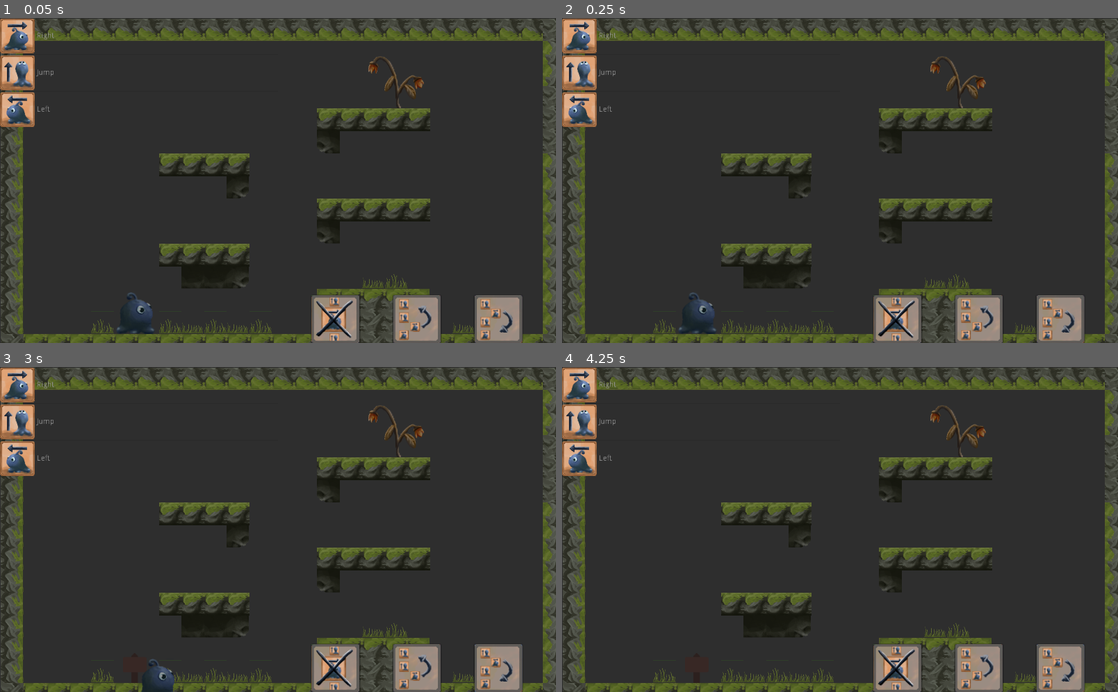
Above: before the commit, frames 1-4 (two rows, left to right).
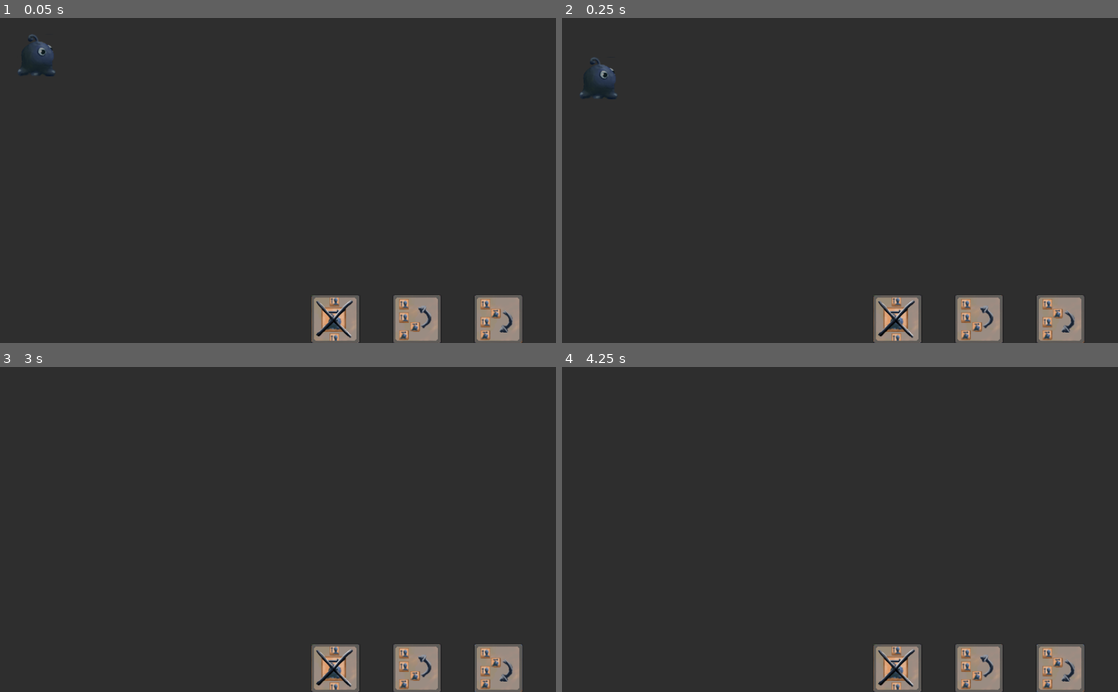
Above: after the commit, the same moments.

Repository: onsetsu/GameJam6
Game: Godot game, scene res://Scenes/RootScene.tscn
Two runs of this game, one before a commit and one after it. Both use one fixed random seed, a clock stepped at 60 frames per second and the inputs below.
Inputs (mouse positions are in pixels of both pictures, inside the frame that each line leads up to):
- Up to frame 1 (0.05 s): no input
- Up to frame 2 (0.25 s): no input
- Up to frame 3 (3 s): click (333, 669) at 0.5 s; click (417, 669) at 1.25 s; click (500, 669) at 2 s; tap Enter (perform_action) at 2.75 s; hold Right (right) from 2.78 s (still down); hold D (dig) from 2.78 s (still down)
- Up to frame 4 (4.25 s): keep holding Right (right); tap Space (jump) at 3.02, 3.5, 3.77 s; release D (dig) at 3.53 s; tap Enter (perform_action) at 3.6 s

The runs differ from the first frame. In frame 1, 18% of the frame differs, in the area x 0-100%, y 0-100%; in frame 2, 18%; in frame 3, 17%; in frame 4, 17%.
Error after the commit: Attempt to call function 'instance' in base 'null instance' on a null instance. (res://Scripts/LevelSingleton.gd:28)

Commit message:
limit max actions

Diff:
--- a/GameOneButton/Scripts/LevelSingleton.gd
+++ b/GameOneButton/Scripts/LevelSingleton.gd
@@ -4,7 +4,7 @@
 # var a = 2
 # var b = "text"
 var amount_of_levels = 5
-var current_level = 3
+var current_level = 1
 
 
 var inPlanningPhase = true
--- a/GameOneButton/Scripts/QueuedActions.gd
+++ b/GameOneButton/Scripts/QueuedActions.gd
@@ -3,7 +3,8 @@
 # Declare member variables here. Examples:
 # var a = 2
 # var b = "text"
-var queuedActions
+
+var maxActions
 
 const scene_path = "res://Actions.tscn"
 var actions_scene = preload(scene_path)
@@ -11,13 +12,15 @@
 
 # Called when the node enters the scene tree for the first time.
 func _ready():
+	maxActions = LevelSingleton.get_level().get_node("TileMap").get_queue_count()
 	self.set_fixed_icon_size(Vector2(64, 64))
 	for action in LevelSingleton.get_actions():
 		queue(action)
 	pass # Replace with function body.
 
 func queue(action):
-	self.add_item(action.display_name, action.image, true)
+	if(self.get_item_count() < maxActions):
+		self.add_item(action.display_name, action.image, true)
 
 func get_actions():
 	var actions = []
